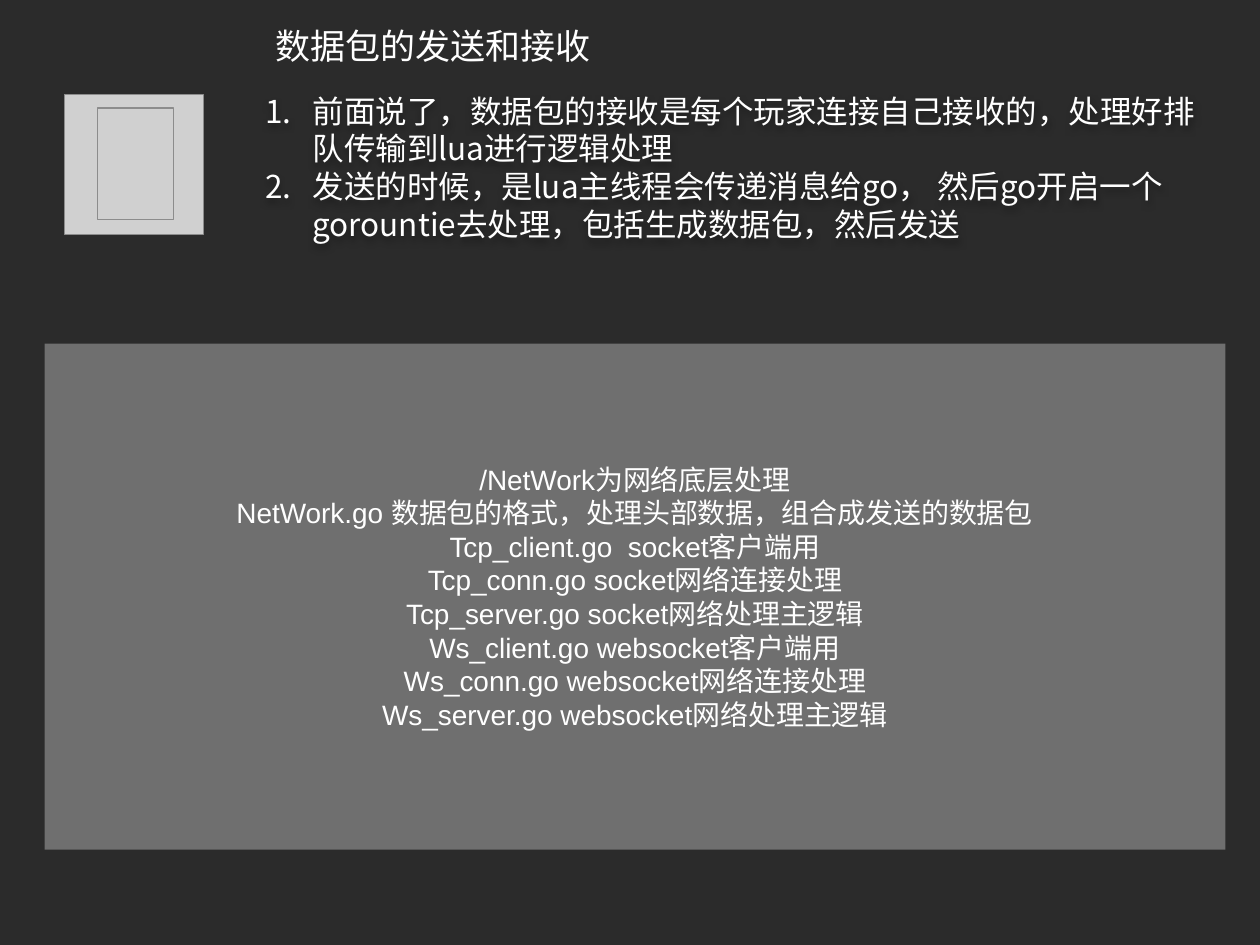
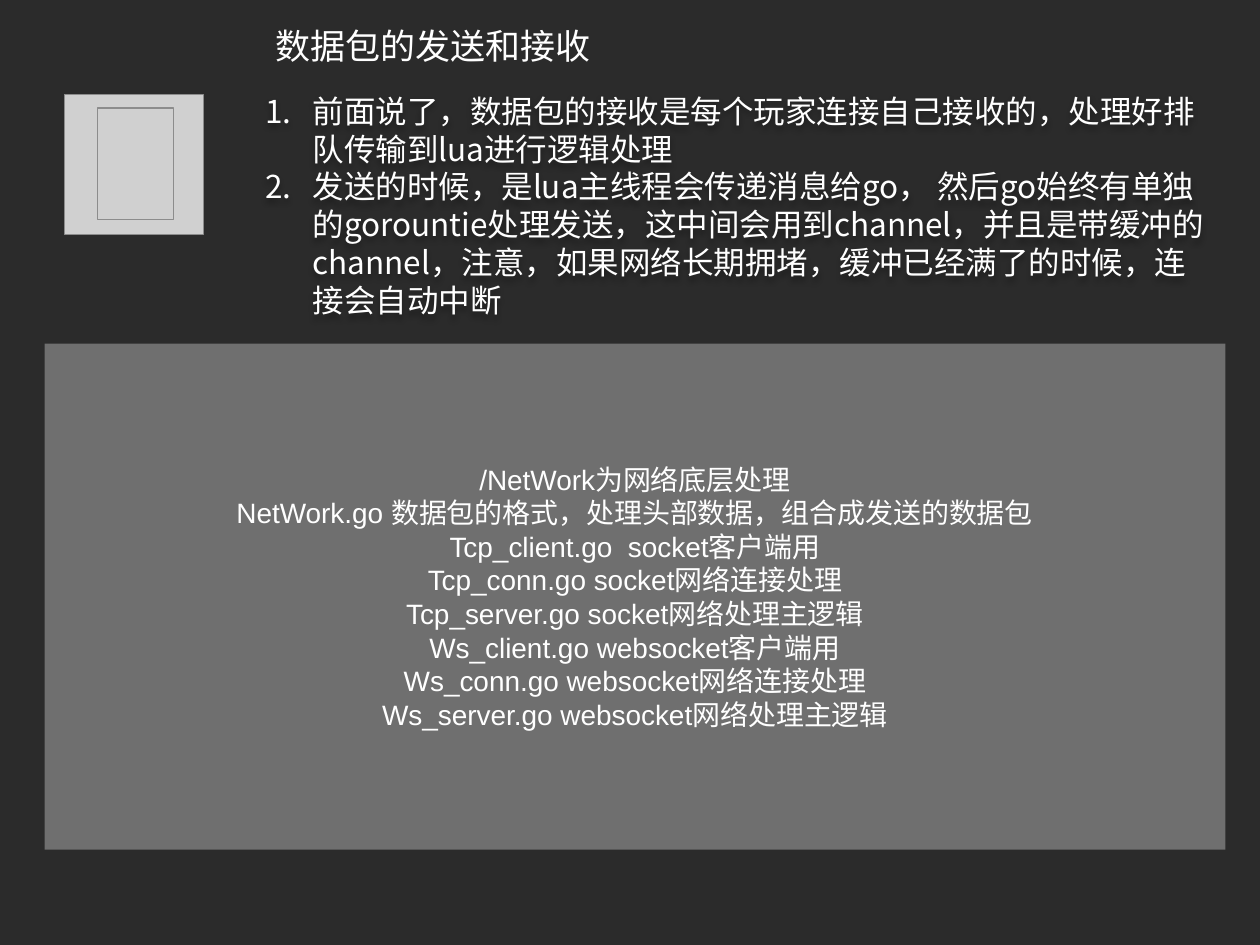
Before and after one commit to zgame/GoLangCode, a slide deck: slide 4 of ServerGameBYLua2/说明文档/服务器架构设计.pptx. Drawn at 1260x945 pixels with LibreOffice and Linux fonts; fonts in the diff are those of the drawing; grey boxes stand for pictures; background and template pictures are left out; a plain dark background stands for a picture behind light text. Boxes give left, top, right and bottom in pixels: in the first picture for what was removed or moved away, otherwise in the second. Text is boxed around its words. In the diff, an @@ line names an element or a change of style, - is before the commit and + after.

```diff
--- a/ServerGameBYLua2/说明文档/服务器架构设计.pptx
+++ b/ServerGameBYLua2/说明文档/服务器架构设计.pptx
@@ text at box(313, 171, 1204, 315): text changed @@
-2. 发送的时候，是lua主线程会传递消息给go， 然后go开启一个gorountie去处理，包括生成数据包，然后发送
+2. 发送的时候，是lua主线程会传递消息给go， 然后go始终有单独的gorountie处理发送，这中间会用到channel，并且是带缓冲的channel，注意，如果网络长期拥堵，缓冲已经满了的时候，连接会自动中断
```
Also in this commit, not shown: 2 other slides changed, 16 other files.
